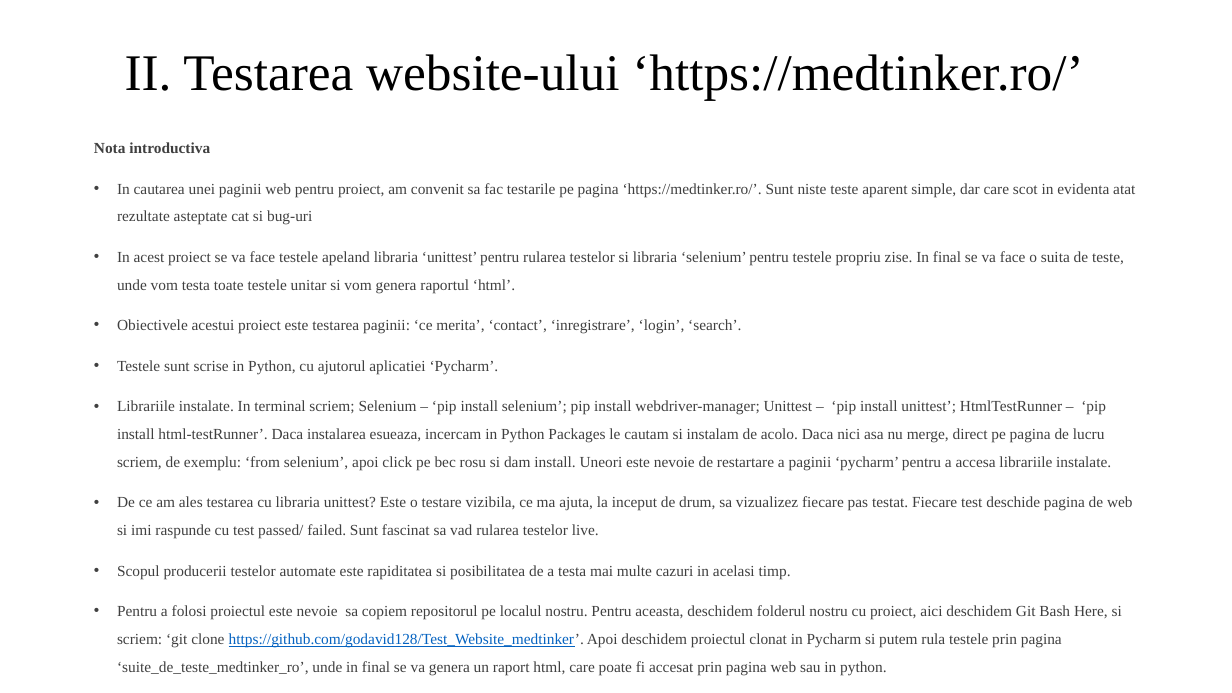
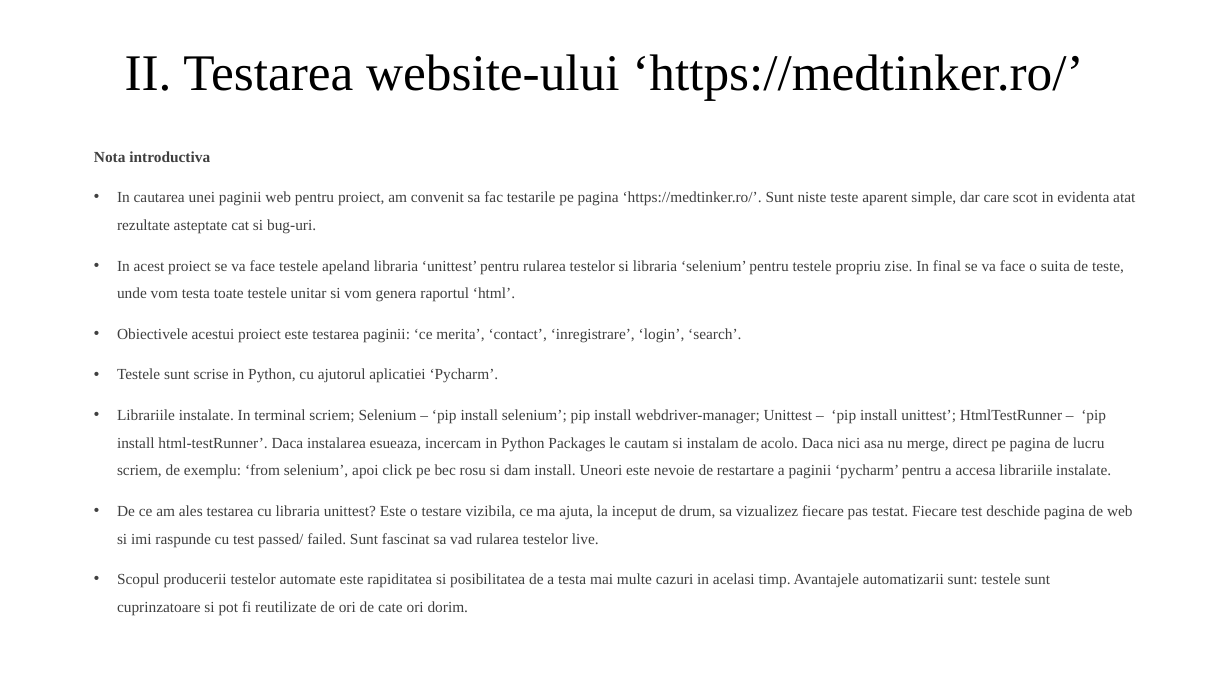
Before and after one commit to godavid128/Test_Website_medtinker, a slide deck: slide 4 of PROIECT FINAL - GORODETCHI DAVID.pptx. Drawn at 1232x693 pixels with LibreOffice and Linux fonts; fonts in the diff are those of the drawing; background and template pictures are left out. Boxes give left, top, right and bottom in pixels: in the first picture for what was removed or moved away, otherwise in the second. Text is boxed around its words. In the diff, an @@ line names an element or a change of style, - is before the commit and + after.

```diff
--- a/PROIECT FINAL - GORODETCHI DAVID.pptx
+++ b/PROIECT FINAL - GORODETCHI DAVID.pptx
@@ text "Nota introductiva": place and size @@
-text "Nota introductiva" at (94,142,1135,675)
+text "Nota introductiva" at (94,151,1135,616)
@@ text at (117,191,1135,234): text changed @@
-• In cautarea unei paginii web pentru proiect, am convenit sa fac testarile pe pagina ‘https://medtinker.ro/’. Sunt niste teste aparent simple, dar care scot in evidenta atat rezultate asteptate cat si bug-uri
+• In cautarea unei paginii web pentru proiect, am convenit sa fac testarile pe pagina ‘https://medtinker.ro/’. Sunt niste teste aparent simple, dar care scot in evidenta atat rezultate asteptate cat si bug-uri.
@@ text at (117,573,1051,616): text changed @@
-• Scopul producerii testelor automate este rapiditatea si posibilitatea de a testa mai multe cazuri in acelasi timp.
-• Pentru a folosi proiectul este nevoie sa copiem repositorul pe localul nostru. Pentru aceasta, deschidem folderul nostru cu proiect, aici deschidem Git Bash Here, si scriem: ‘git clone https://github.com/godavid128/Test_Website_medtinker’. Apoi deschidem proiectul clonat in Pycharm si putem rula testele prin pagina ‘suite_de_teste_medtinker_ro’, unde in final se va genera un raport html, care poate fi accesat prin pagina web sau in python.
+• Scopul producerii testelor automate este rapiditatea si posibilitatea de a testa mai multe cazuri in acelasi timp. Avantajele automatizarii sunt: testele sunt cuprinzatoare si pot fi reutilizate de ori de cate ori dorim.
```
Also in this commit, not shown: 6 other files.
